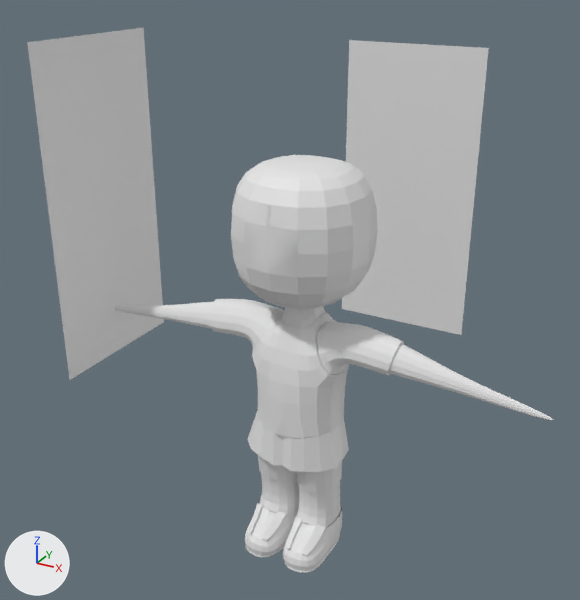
The FBX model Sk8troidz/Assets/Resources/Sk8troidAnim4.fbx as it was, and as the next commit left it.
The view is the same before and after, from a camera (50 mm lens) standing at (2.88, -5.47, 2.37) and looking at (-0.42, 0.53, -0.63). Lighting does not change. The marker at lower left points along +X, +Y and +Z. Materials are left out; every surface is plain grey. Where no turn or scale is listed for an object, it has been applied to the vertices. Vertices at the same position are counted once.

Objects in the first picture: '3bcb894e-1ed4-4c3d-be69-5bcd4940eb65', '3bcb894e-1ed4-4c3d-be69-5bcd4940eb65.001', 'Body', 'Body.001', 'Head', 'LArm', 'Pants', 'RArm', 'Shoes'.
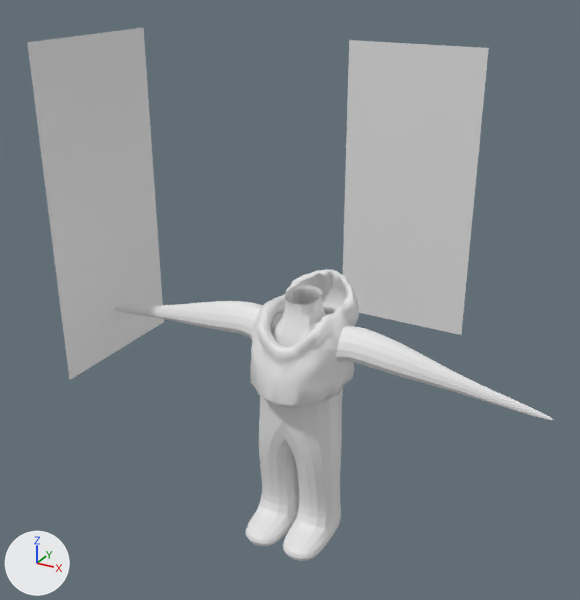
Edits to the bpy script that builds the scene:
```text
Change me_cube_005:
    remove me_cube_005.from_pydata(...)  # 380 vertices, 348 faces; spans x -0.39..0.39, y -0.35..0.267, z -2.444..-1.427
    add me_cube_005.from_pydata(...)  # 310 vertices, 276 faces; spans x -0.381..0.381, y -0.338..0.256, z -2.444..-1.427
    me_cube_005 part 1
    86 vertices are removed from x -0.389..0.389, y -0.328..0.242, z -1.942..-1.534
    132 faces are deleted
    96 vertices move from x -0.39..0.39, y -0.35..0.267, z -2.053..-1.427 to x -0.378..0.378, y -0.325..0.241, z -1.942..-1.573
    16 vertices are added at x -0.098..0.098, y -0.306..0.22, z -1.839..-1.625
    60 new faces join them
Change me_cube_006:
    used by ob_shoes; location = (0.0, -0.19, -2.64); scale = (0.446, 0.432, 0.729)
    remove me_cube_006.from_pydata(...)  # 394 vertices, 376 faces; spans x -0.89..0.89, y -0.81..0.96, z -0.15..0.35
    add me_cube_006.from_pydata(...)  # 306 vertices, 288 faces; spans x -0.89..0.89, y -1.24..0.51, z -6.18..-5.58
    me_cube_006 part 3: 394 vertices removed from x -0.89..0.89, y -0.81..0.96, z -0.15..0.35
    me_cube_006 part 4: 306 vertices added at x -0.89..0.89, y -1.24..0.51, z -6.18..-5.58
Change me_cube_003:
    remove me_cube_003.from_pydata(...)  # 343 vertices, 333 faces; spans x 0.2..2.13, y -0.24..0.26, z -0.89..-0.46
    add me_cube_003.from_pydata(...)  # 309 vertices, 299 faces; spans x 0.2..2.13, y -0.22..0.25, z -0.89..-0.48
    me_cube_003 part 2
    48 vertices are removed from x 0.21..0.47, y -0.22..0.25, z -0.83..-0.46
    79 faces are deleted
    3 vertices in x 0.52, y -0.08..0.08, z -0.79..-0.78 move by (-0.06, 0.0, 0.02)
    3 vertices in x 0.86..0.88, y 0.08..0.15, z -0.66..-0.56 move by (-0.12, -0.01, 0.01)
    3 vertices in x 0.66..0.77, y 0.05..0.09, z -0.54..-0.51 move by (-0.11, -0.01, 0.0)
    3 vertices in x 0.61, y -0.08..0.08, z -0.79..-0.78 move by (-0.09, 0.0, 0.02)
    3 vertices in x 0.83, y -0.07..0.07, z -0.81..-0.8 move by (-0.12, 0.0, 0.03)
    3 vertices in x 0.64..0.66, y -0.16..-0.05, z -0.63..-0.49 move by (-0.1, 0.01, 0.0)
    106 vertices move from x 0.21..0.89, y -0.24..0.26, z -0.89..-0.46 to x 0.24..0.77, y -0.22..0.24, z -0.88..-0.48
    14 vertices are added at x 0.23..0.41, y -0.18..0.23, z -0.79..-0.48
    45 new faces join them
Change me_cube_004:
    remove me_cube_004.from_pydata(...)  # 486 vertices, 466 faces; spans x -2.13..-0.18, y -0.24..0.27, z -0.9..-0.46
    add me_cube_004.from_pydata(...)  # 418 vertices, 396 faces; spans x -2.13..-0.18, y -0.23..0.25, z -0.9..-0.48
    me_cube_004 part 5: 166 vertices moved from x -0.89..-0.19, y -0.24..0.25, z -0.88..-0.46 to x -0.77..-0.2, y -0.22..0.24, z -0.89..-0.48; 115 vertices removed from x -0.4..-0.18, y -0.24..0.27, z -0.9..-0.51; 47 vertices added at x -0.38..-0.18, y -0.23..0.25, z -0.9..-0.53
Change ob_shoes:
    ob_shoes.location: (0.0, -0.19, -2.64) -> (0.0, 0.0, 0.0)
    ob_shoes.scale: (0.446, 0.432, 0.729) -> (0.432, 0.432, 0.432)
Remove ob_head:
    ob_head = bpy.data.objects.new('Head', me_cube_002)
Remove ob_body_001:
    ob_body_001 = bpy.data.objects.new('Body.001', me_cube_007)
Remove ob_body:
    ob_body = bpy.data.objects.new('Body', me_cube_001)
Add ob_tube:
    ob_tube = bpy.data.objects.new('Tube', me_tube)  # 1713 vertices, 1624 faces; spans x -0.445..0.449, y -1.655..-0.498, z -1.939..-0.443
    ob_tube.location = (0.0, 1.15, 0.19)
```

Pixel boxes [x1, y1, x2, y2] of what changed, in the pictures (580 x 600 px; the box of a moved part takes in the faces that stretch with it):
'Head', deleted
    before: [231, 155, 378, 309]
'Tube', added
    after: [250, 269, 359, 439]
'Body', deleted
    before: [252, 307, 349, 439]
'Pants', reshaped
    before: [258, 418, 343, 528]
    after: [259, 418, 342, 528]
'RArm', reshaped
    before: [317, 322, 553, 420]
    after: [335, 326, 553, 420]
'Shoes', reshaped, moved, rescaled
    before: [244, 498, 342, 572]
    after: [246, 505, 341, 561]
'LArm', reshaped
    before: [115, 299, 284, 352]
    after: [115, 301, 284, 339]
'Body.001', deleted
    before: [248, 410, 349, 472]
part 1 of me_cube_005, cut back
    before: [258, 436, 342, 484]
    after: [259, 432, 341, 473]
part 2 of me_cube_003, cut back
    before: [317, 322, 404, 375]
    after: [335, 326, 402, 373]
part 3 of me_cube_006, deleted
    before: [244, 498, 342, 572]
part 4 of me_cube_006, added
    after: [246, 505, 341, 561]
part 5 of me_cube_004, moved or reshaped
    before: [210, 299, 284, 352]
    after: [212, 301, 284, 339]
